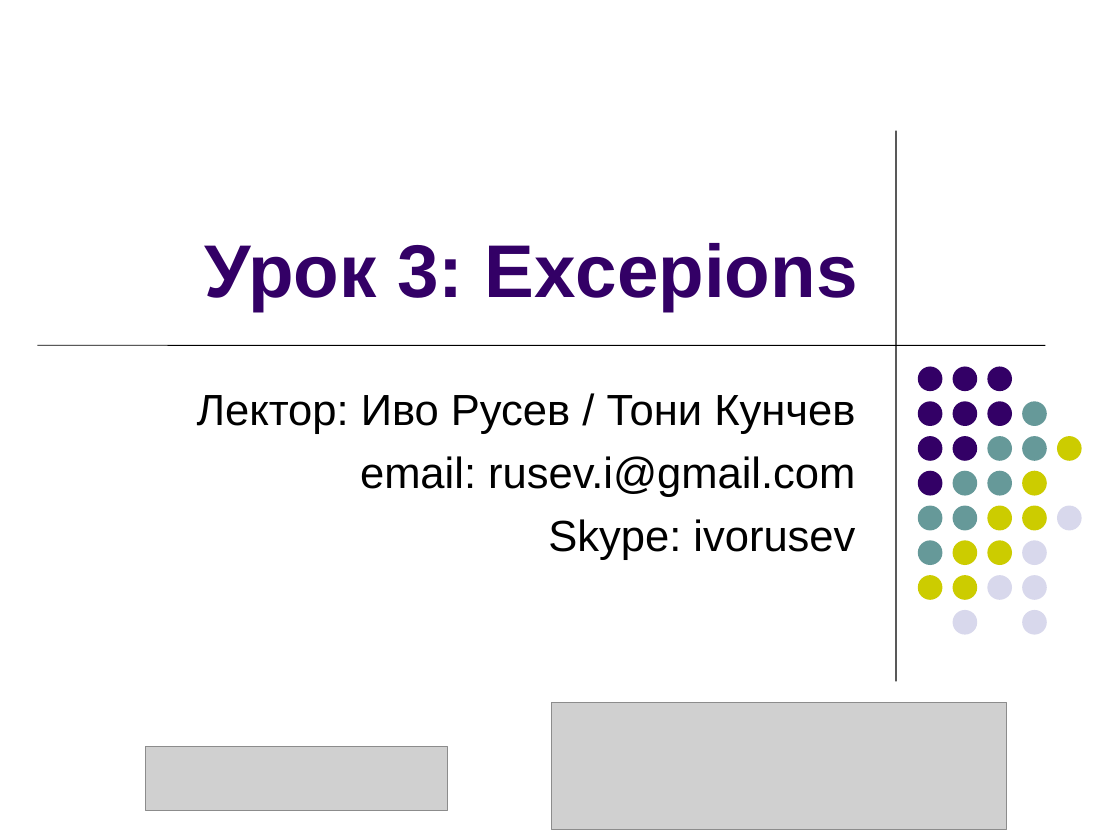
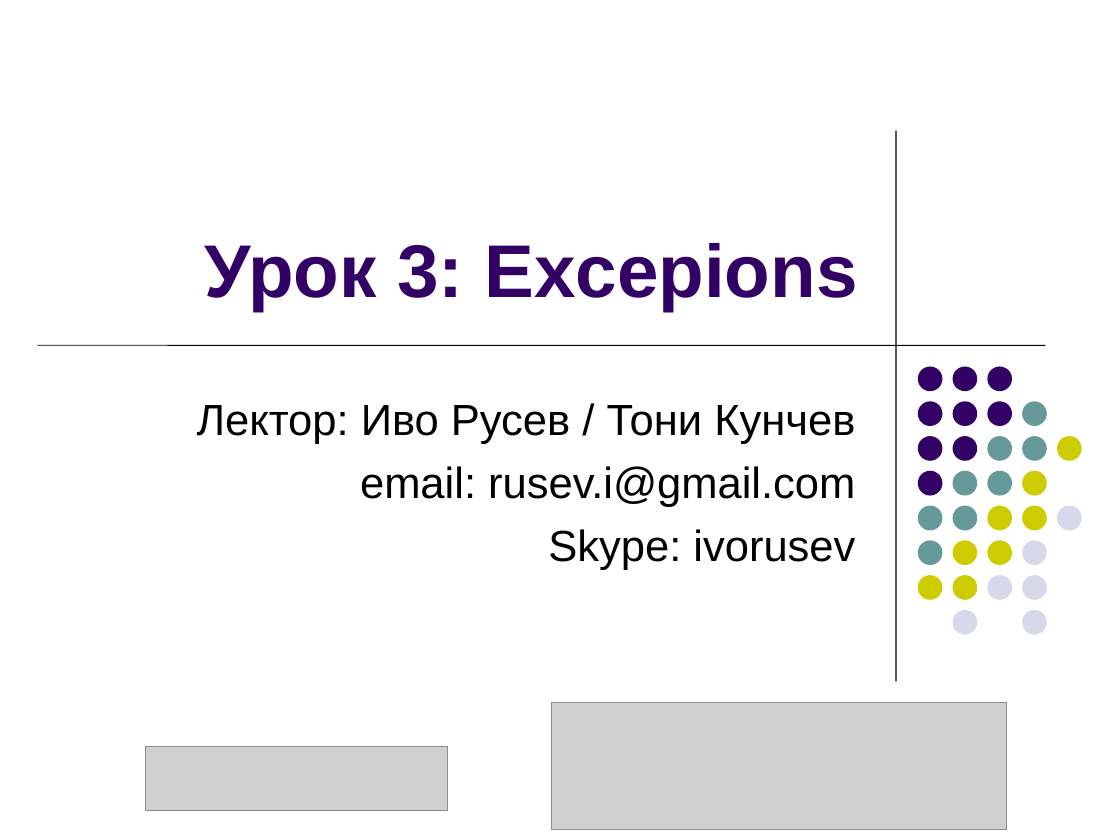
Before and after one commit to ivorusev/startup-factory-java-course, a slide deck: slide 1 of 3-Exceptions.ppt. Drawn at 1120x840 pixels with LibreOffice and Linux fonts; fonts in the diff are those of the drawing; grey boxes stand for pictures. Boxes give left, top, right and bottom in pixels: in the first picture for what was removed or moved away, otherwise in the second. Text is boxed around its words. In the diff, an @@ line names an element or a change of style, - is before the commit and + after.

Commit message:
changes to exc
d

```diff
--- a/3-Exceptions.ppt
+++ b/3-Exceptions.ppt
@@ subtitle "Лектор: Иво Русев / Тони ...": place and size @@
-subtitle "Лектор: Иво Русев / Тони ..." at [197, 395, 855, 560]
+subtitle "Лектор: Иво Русев / Тони ..." at [197, 405, 855, 570]
```
